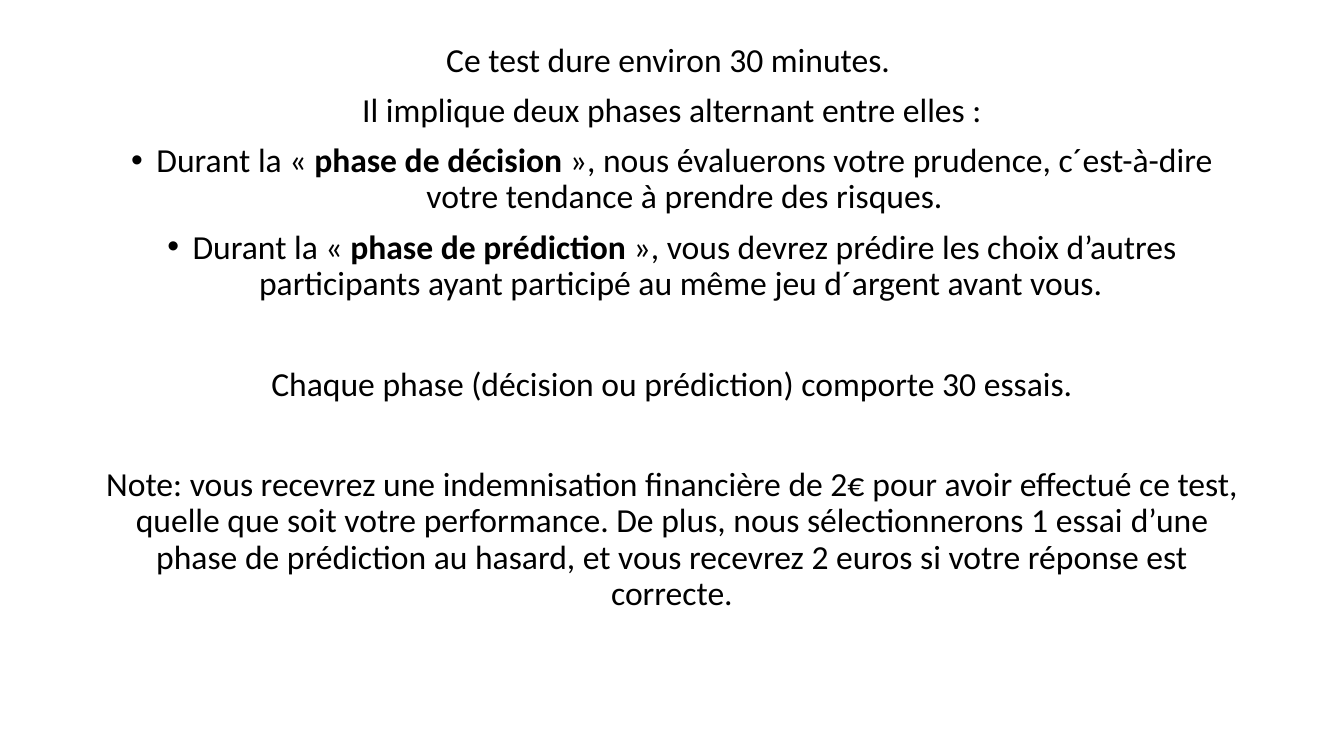
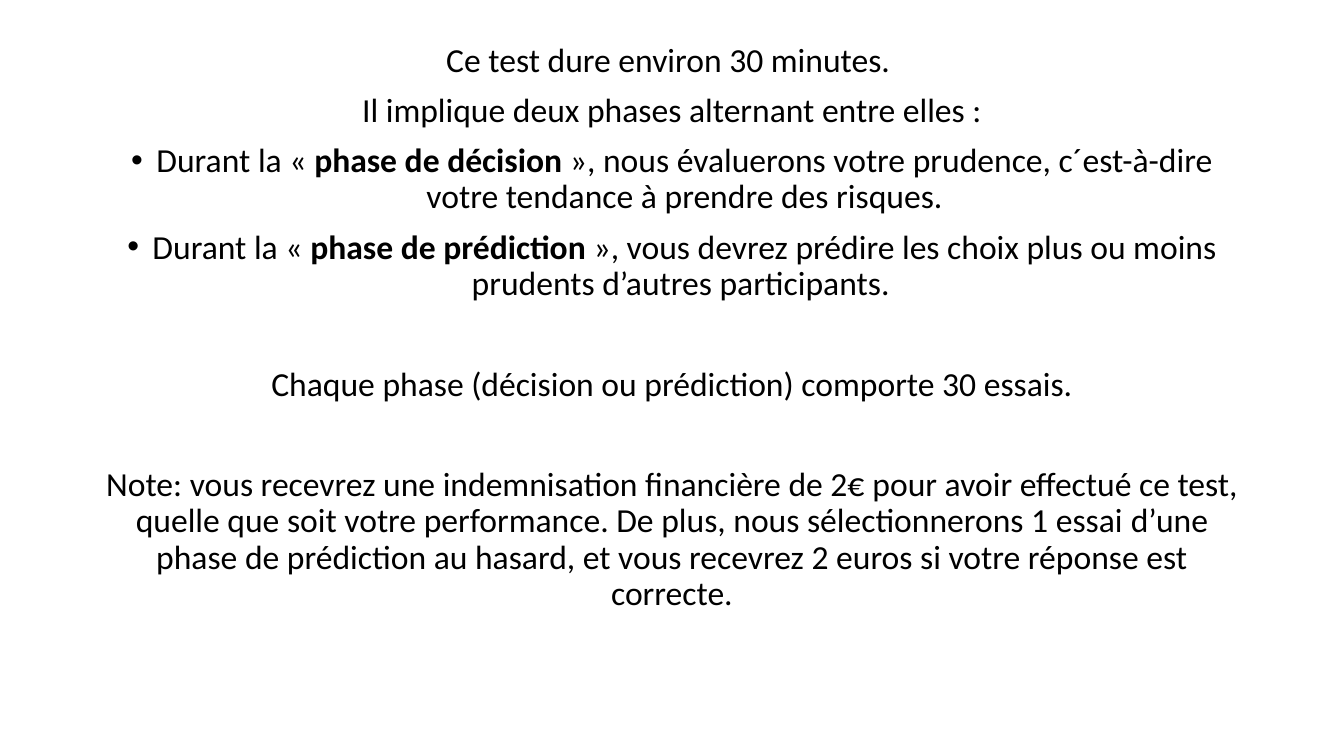
Before and after one commit to MBB-team/Online_Testing, a slide deck: slide 2 of src/DPD_task/stimuli/instructions/instructionsDPD.pptx. Drawn at 1344x756 pixels with LibreOffice and Linux fonts; fonts in the diff are those of the drawing. Boxes give left, top, right and bottom in pixels: in the first picture for what was removed or moved away, otherwise in the second. Text is boxed around its words. In the diff, an @@ line names an element or a change of style, - is before the commit and + after.

```diff
--- a/src/DPD_task/stimuli/instructions/instructionsDPD.pptx
+++ b/src/DPD_task/stimuli/instructions/instructionsDPD.pptx
@@ text at box(152, 235, 1216, 301): text changed @@
-• Durant la « phase de prédiction », vous devrez prédire les choix d’autres participants ayant participé au même jeu d´argent avant vous.
+• Durant la « phase de prédiction », vous devrez prédire les choix plus ou moins prudents d’autres participants.
```
Also in this commit, not shown: 3 other slides changed, 3 other files.
